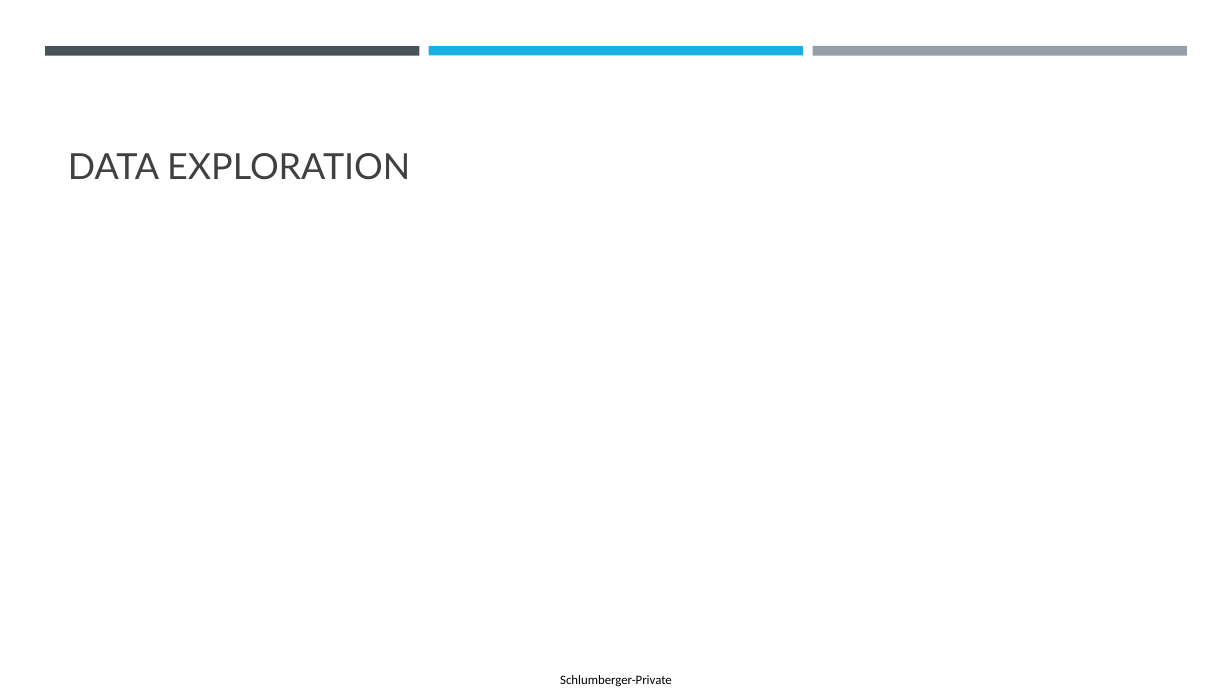
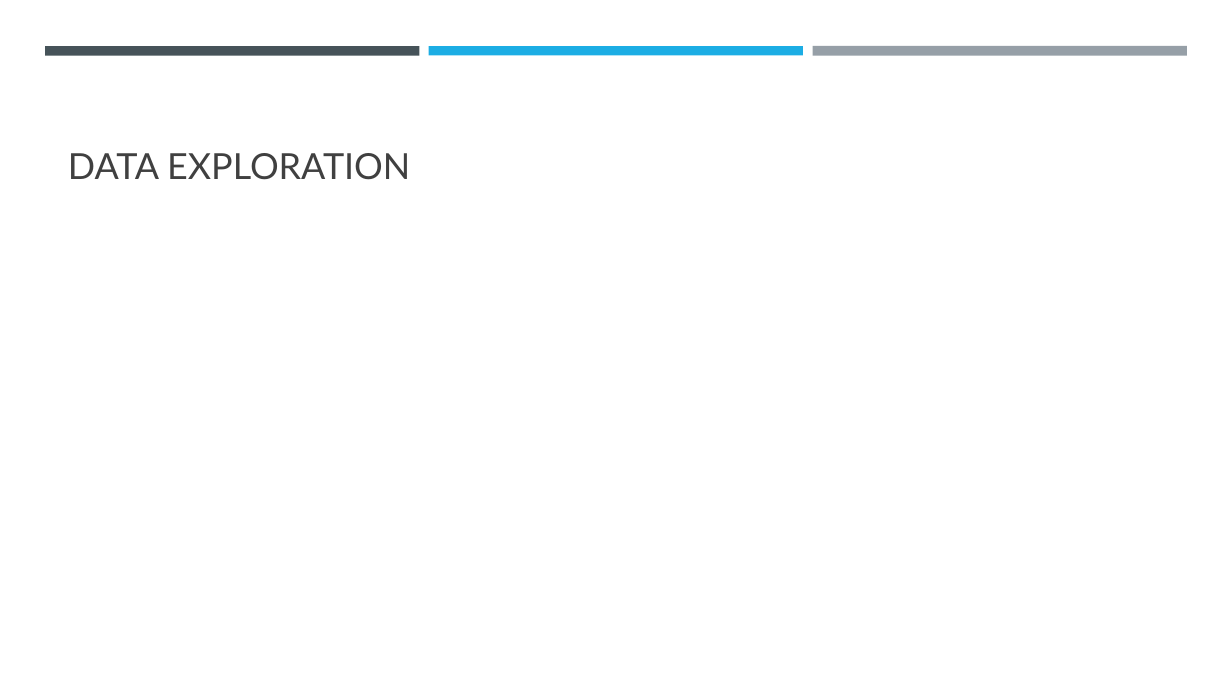
Before and after one commit to philipayazi/Disaster_Tweets, a slide deck: slide 4 of FinalProject_presentation.pptx. Drawn at 1232x693 pixels with LibreOffice and Linux fonts; fonts in the diff are those of the drawing. Boxes give left, top, right and bottom in pixels: in the first picture for what was removed or moved away, otherwise in the second. Text is boxed around its words. In the diff, an @@ line names an element or a change of style, - is before the commit and + after.

```diff
--- a/FinalProject_presentation.pptx
+++ b/FinalProject_presentation.pptx
@@ rectangle added at bbox=[529, 672, 694, 692], fill #FFFFFF @@
@@ text removed at bbox=[560, 675, 672, 686] @@
-Schlumberger-Private
```
Also in this commit, not shown: 8 other slides changed, 2 slides added, 2 slides removed.
